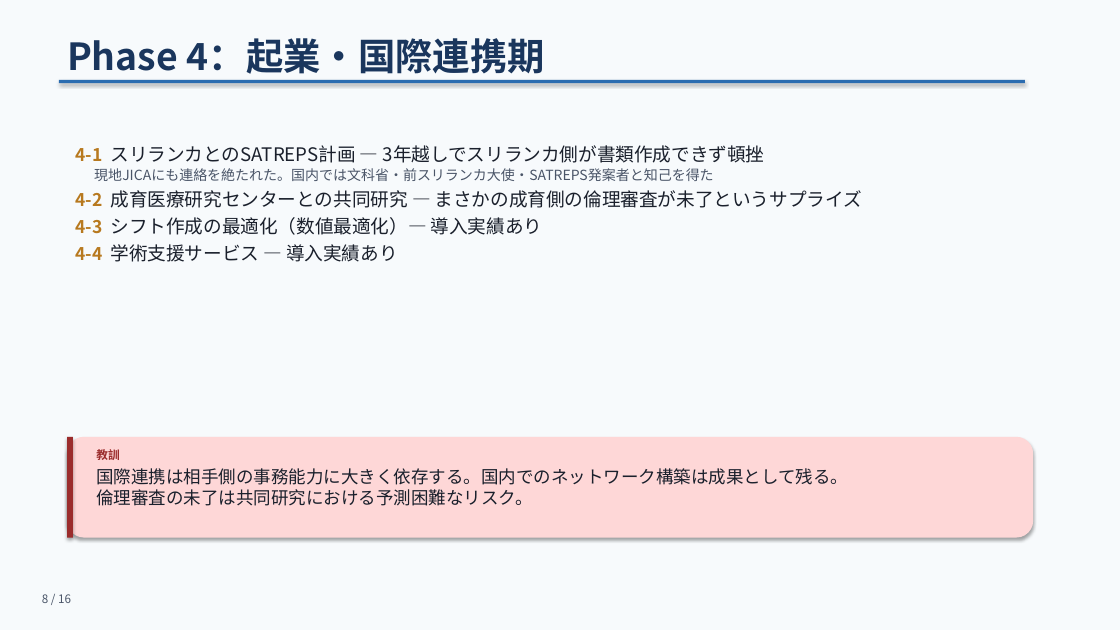
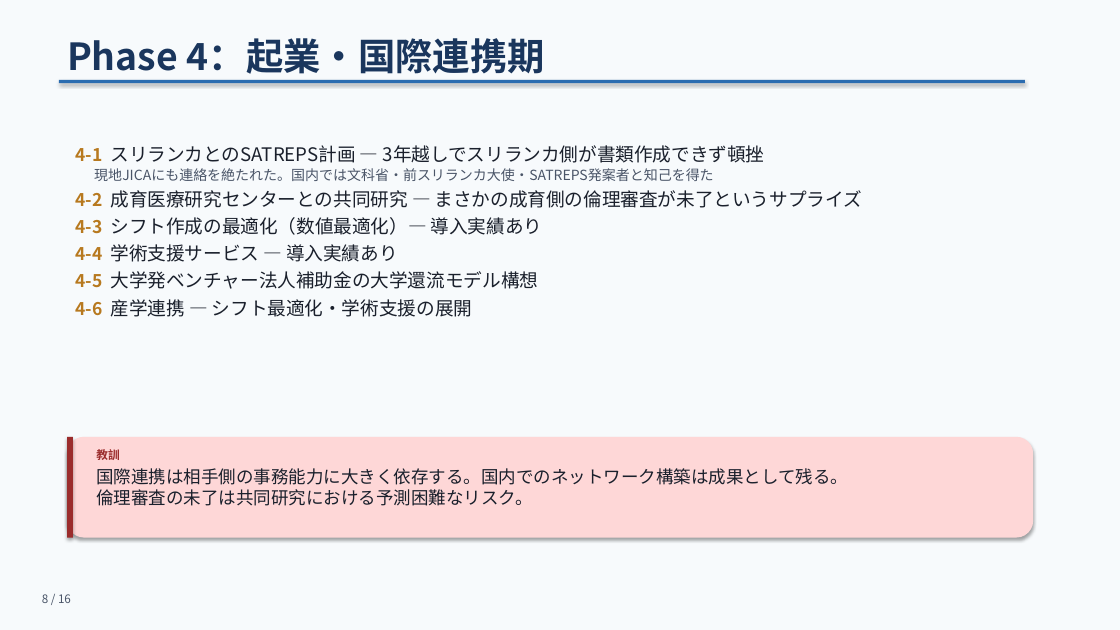
Before and after one commit to bougtoir/kotha-rct-decomposition, a slide deck: slide 8 of meeting-slides/meeting_slides.pptx. Drawn at 1120x630 pixels with LibreOffice and Linux fonts; fonts in the diff are those of the drawing. Boxes give left, top, right and bottom in pixels: in the first picture for what was removed or moved away, otherwise in the second. Text is boxed around its words. In the diff, an @@ line names an element or a change of style, - is before the commit and + after.

```diff
--- a/meeting-slides/meeting_slides.pptx
+++ b/meeting-slides/meeting_slides.pptx
@@ text at [75,271,538,317]: paragraphs added @@
+4-5 大学発ベンチャー法人補助金の大学還流モデル構想
+4-6 産学連携 — シフト最適化・学術支援の展開
```
Also in this commit, not shown: 3 other slides changed, 2 other files.
